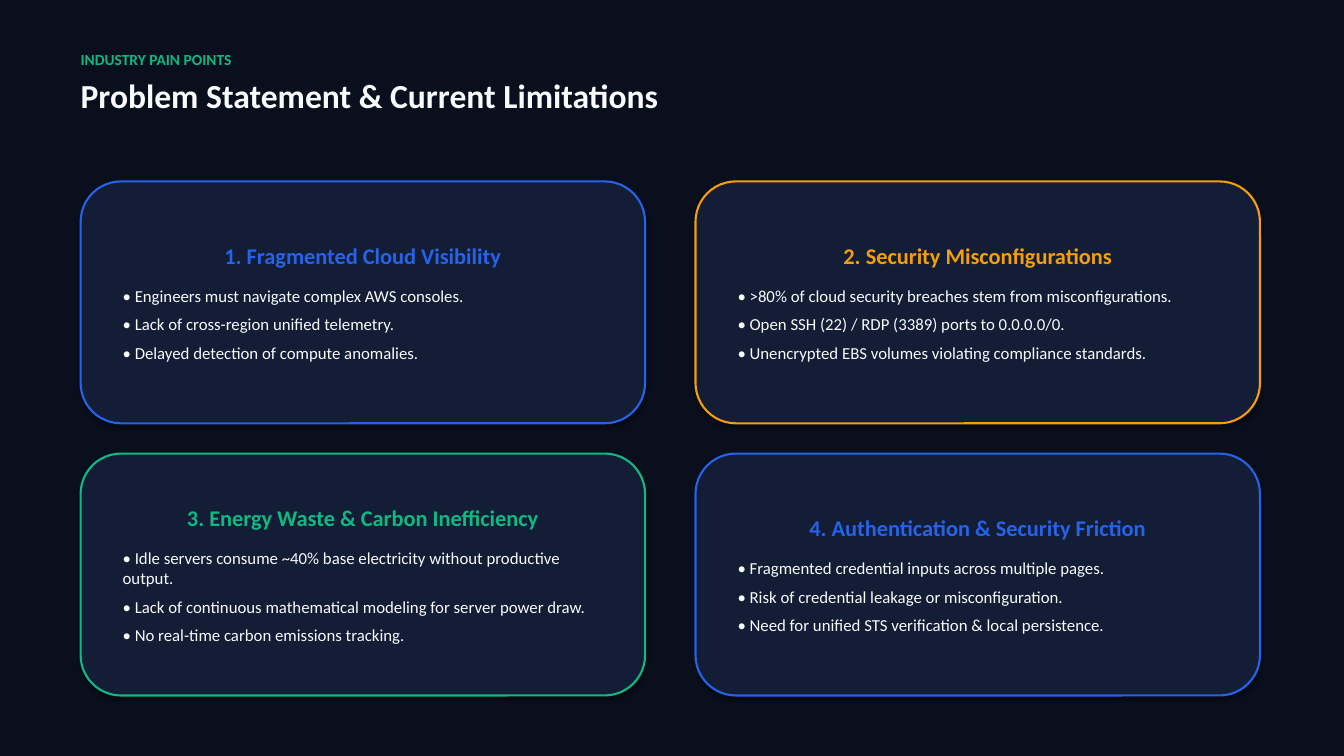
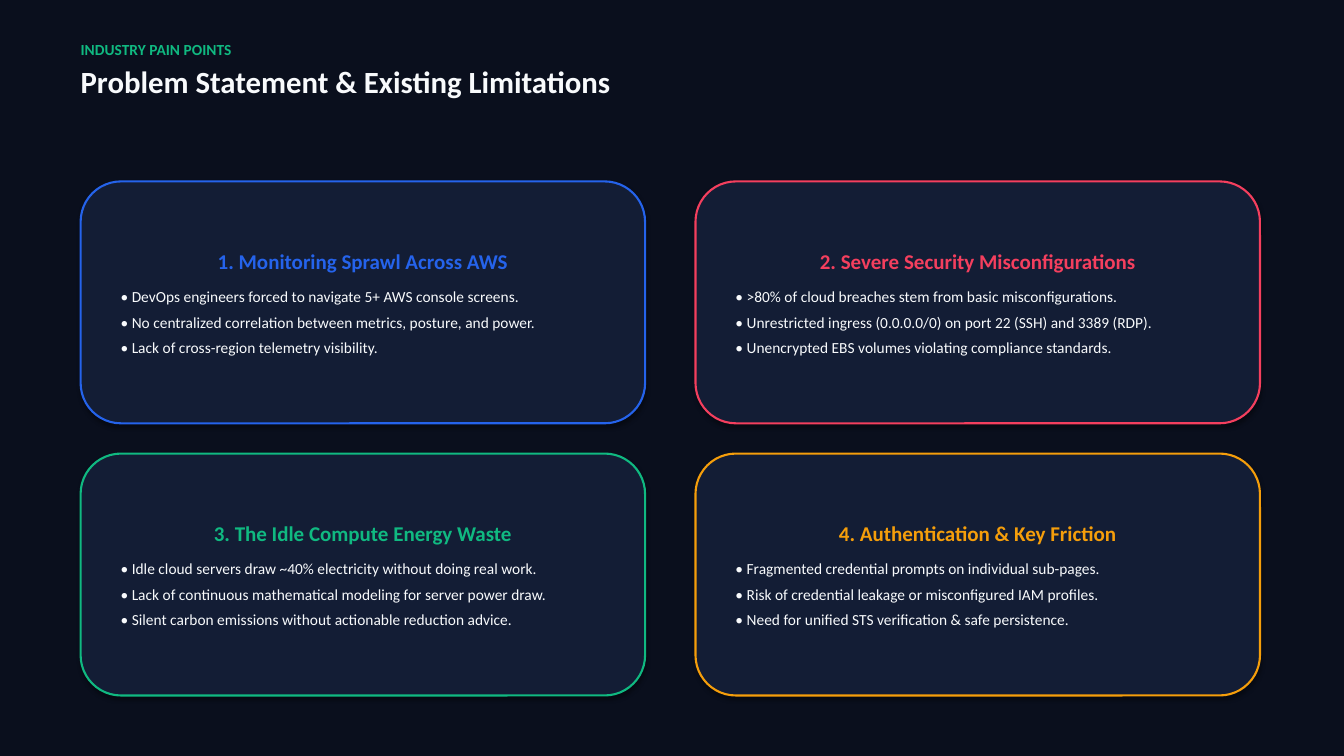
Before and after one commit to SMOS555/Cloudmind, a slide deck: slide 3 of CloudMind_AI_Project_Presentation.pptx. Drawn at 1344x756 pixels with LibreOffice and Linux fonts; fonts in the diff are those of the drawing. Boxes give left, top, right and bottom in pixels: in the first picture for what was removed or moved away, otherwise in the second. Text is boxed around its words. In the diff, an @@ line names an element or a change of style, - is before the commit and + after.

Commit message:
docs: update full work presentation with all 7 screenshots and candidate contributions

```diff
--- a/CloudMind_AI_Project_Presentation.pptx
+++ b/CloudMind_AI_Project_Presentation.pptx
@@ text "INDUSTRY PAIN POINTS": place and size @@
-text "INDUSTRY PAIN POINTS" at box(81, 55, 658, 109)
+text "INDUSTRY PAIN POINTS" at box(81, 45, 611, 99)
@@ text at box(81, 71, 611, 99): text changed; size 24 to 22 pt @@
-Problem Statement & Current Limitations
+Problem Statement & Existing Limitations
@@ rounded rectangle "2. Severe Security Misconfigurations" at box(696, 181, 1260, 423): outline #F59E0B 1.5 pt to #F43F5E 1.5 pt @@
@@ text in rounded rectangle at box(132, 254, 534, 356): text changed; size 12 to 11 pt @@
-1. Fragmented Cloud Visibility
-• Engineers must navigate complex AWS consoles.
-• Lack of cross-region unified telemetry.
-• Delayed detection of compute anomalies.
+1. Monitoring Sprawl Across AWS
+• DevOps engineers forced to navigate 5+ AWS console screens.
+• No centralized correlation between metrics, posture, and power.
+• Lack of cross-region telemetry visibility.
@@ text in rounded rectangle at box(747, 254, 1152, 331): text changed; size 12 to 11 pt @@
-2. Security Misconfigurations
-• >80% of cloud security breaches stem from misconfigurations.
-• Open SSH (22) / RDP (3389) ports to 0.0.0.0/0.
+2. Severe Security Misconfigurations
+• >80% of cloud breaches stem from basic misconfigurations.
+• Unrestricted ingress (0.0.0.0/0) on port 22 (SSH) and 3389 (RDP).
@@ text in rounded rectangle at box(747, 342, 1111, 356): size 12 to 11 pt in "• Unencrypted EBS volumes violating compliance standards."; less space between paragraphs @@
@@ rounded rectangle "4. Authentication & Key Friction" at box(696, 454, 1260, 696): outline #2563EB 1.5 pt to #F59E0B 1.5 pt @@
@@ text in rounded rectangle at box(132, 526, 536, 577): text changed; size 12 to 11 pt @@
-3. Energy Waste & Carbon Inefficiency
-• Idle servers consume ~40% base electricity without productive output.
+3. The Idle Compute Energy Waste
+• Idle cloud servers draw ~40% electricity without doing real work.
@@ text in rounded rectangle at box(747, 526, 1116, 628): text changed; size 12 to 11 pt @@
-4. Authentication & Security Friction
-• Fragmented credential inputs across multiple pages.
-• Risk of credential leakage or misconfiguration.
-• Need for unified STS verification & local persistence.
+4. Authentication & Key Friction
+• Fragmented credential prompts on individual sub-pages.
+• Risk of credential leakage or misconfigured IAM profiles.
+• Need for unified STS verification & safe persistence.
@@ text in rounded rectangle at box(132, 589, 545, 603): size 12 to 11 pt in "• Lack of continuous mathematical modeling for ..."; less space between paragraphs @@
@@ text in rounded rectangle at box(132, 614, 512, 625): text changed; size 12 to 11 pt @@
-• No real-time carbon emissions tracking.
+• Silent carbon emissions without actionable reduction advice.
```
Also in this commit, not shown: 7 other slides changed, 9 slides added, 6 slides removed, 10 other files.
